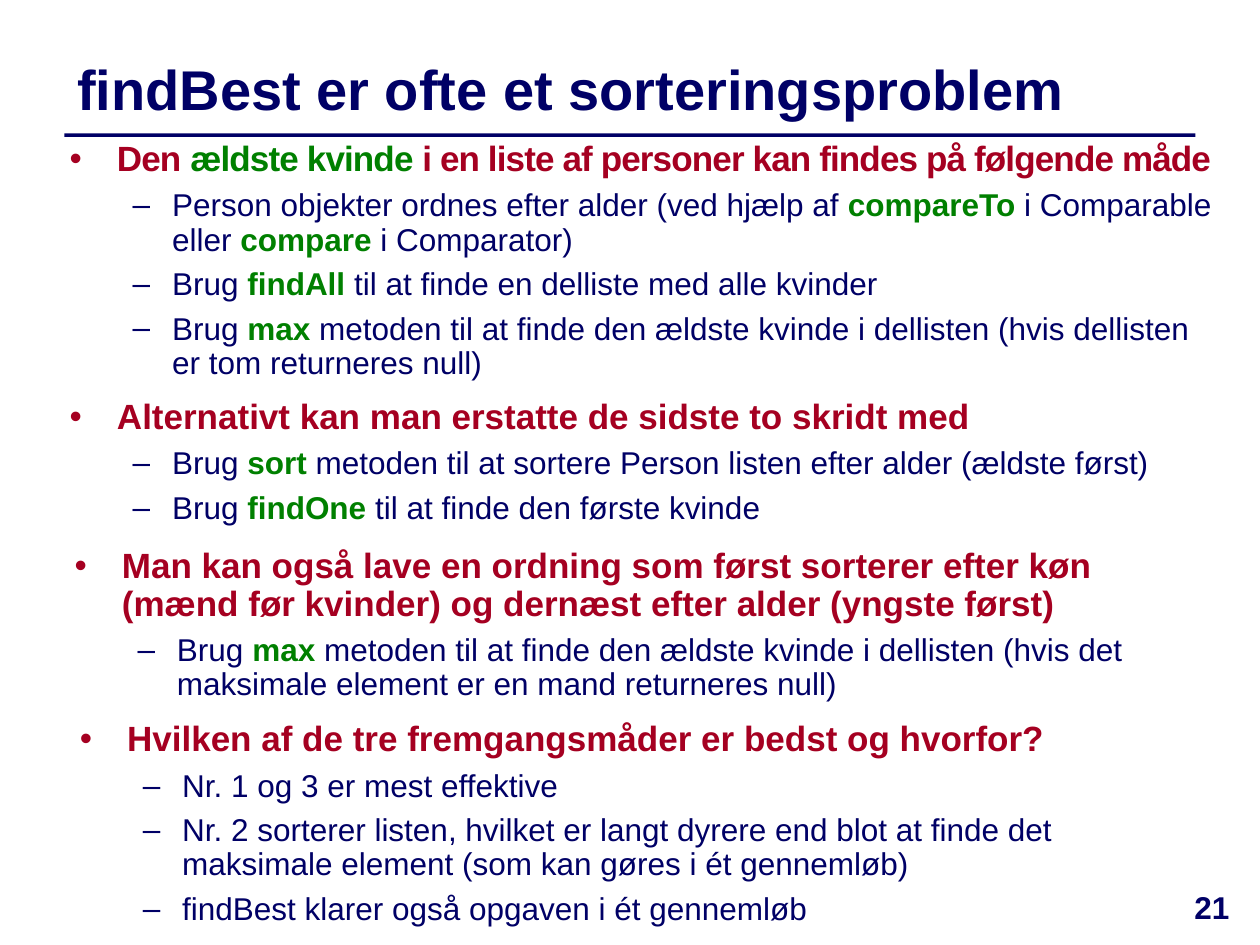
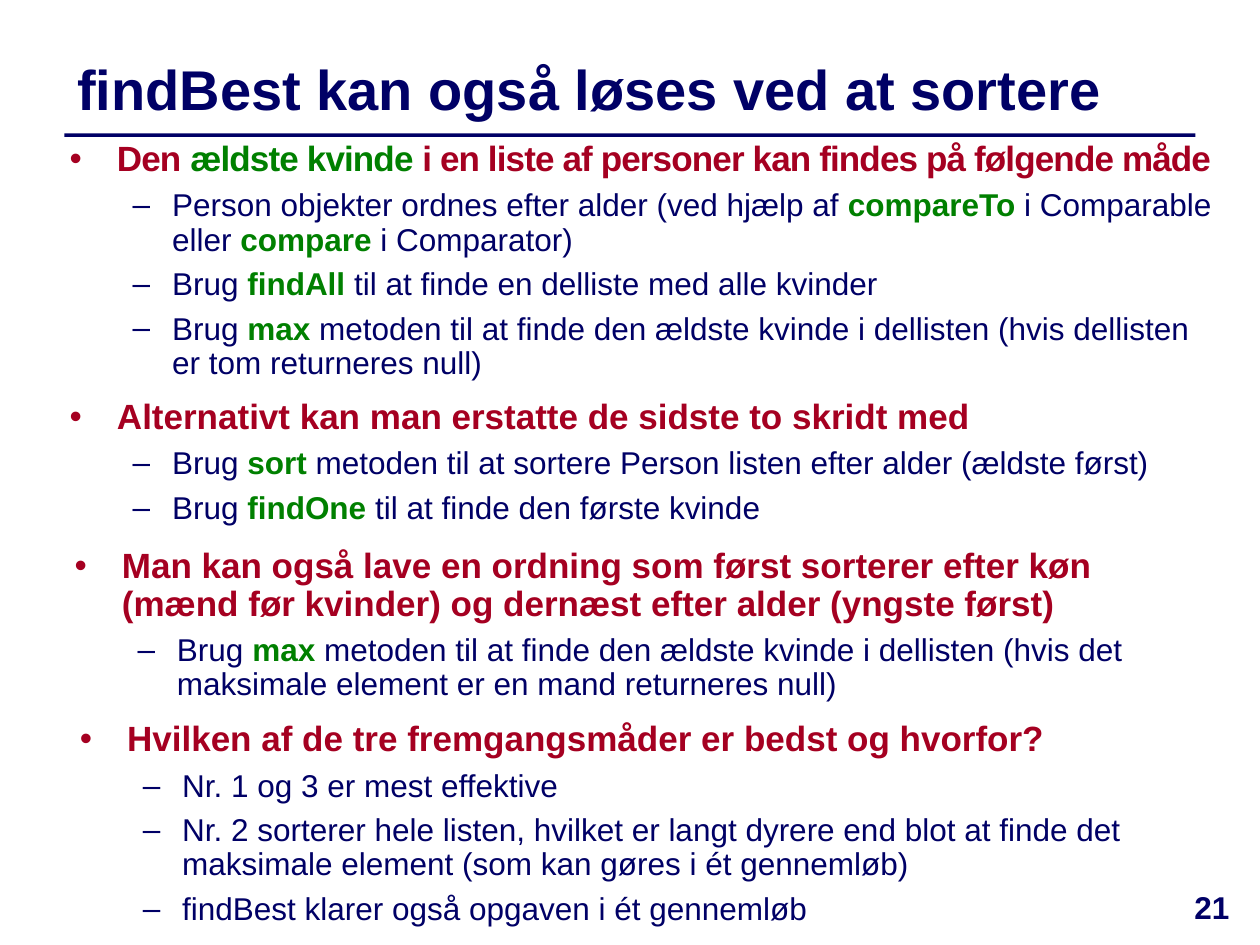
Before and after one commit to IntProgAU/Materiale, a slide deck: slide 21 of web/e22/uge_5a/Slides-Uge5-Mandag.pptx. Drawn at 1260x945 pixels with LibreOffice and Linux fonts; fonts in the diff are those of the drawing. Boxes give left, top, right and bottom in pixels: in the first picture for what was removed or moved away, otherwise in the second. Text is boxed around its words. In the diff, an @@ line names an element or a change of style, - is before the commit and + after.

```diff
--- a/web/e22/uge_5a/Slides-Uge5-Mandag.pptx
+++ b/web/e22/uge_5a/Slides-Uge5-Mandag.pptx
@@ title at (x1=77, y1=66, x2=1101, y2=121): text changed @@
-findBest er ofte et sorteringsproblem
+findBest kan også løses ved at sortere
@@ text at (x1=182, y1=818, x2=1120, y2=881): text changed @@
-  – Nr. 2 sorterer listen, hvilket er langt dyrere end blot at finde det maksimale element (som kan gøres i ét gennemløb)
+  – Nr. 2 sorterer hele listen, hvilket er langt dyrere end blot at finde det maksimale element (som kan gøres i ét gennemløb)
```
Also in this commit, not shown: 7 other slides changed, 1 other file.
